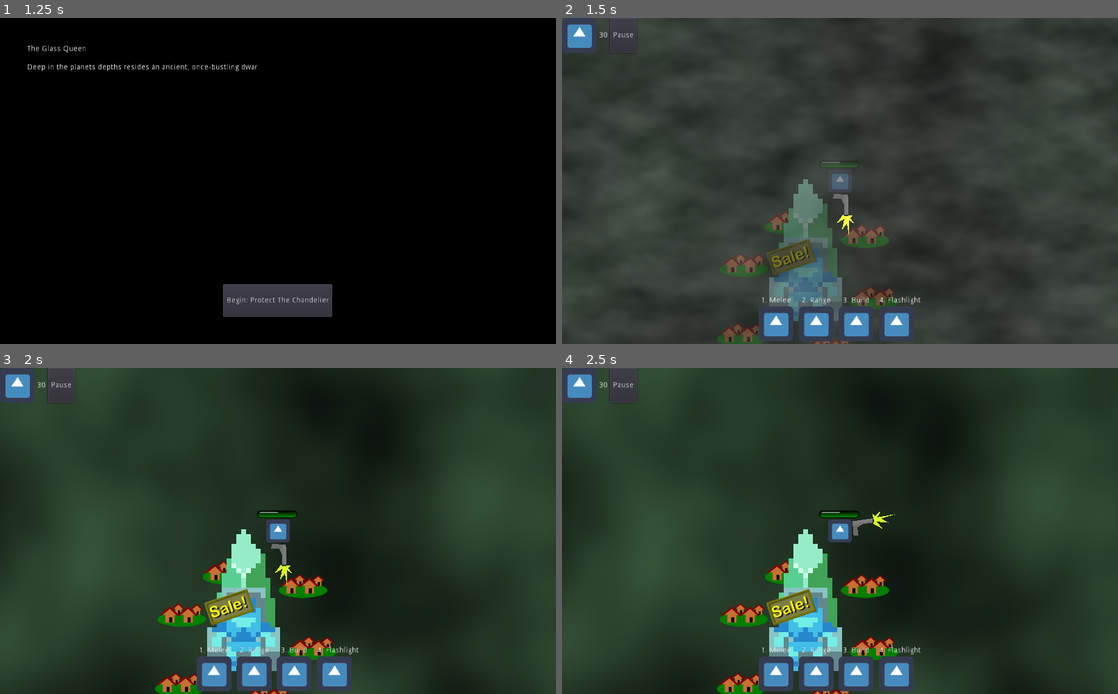
Above: before the commit, frames 1-4 (two rows, left to right).
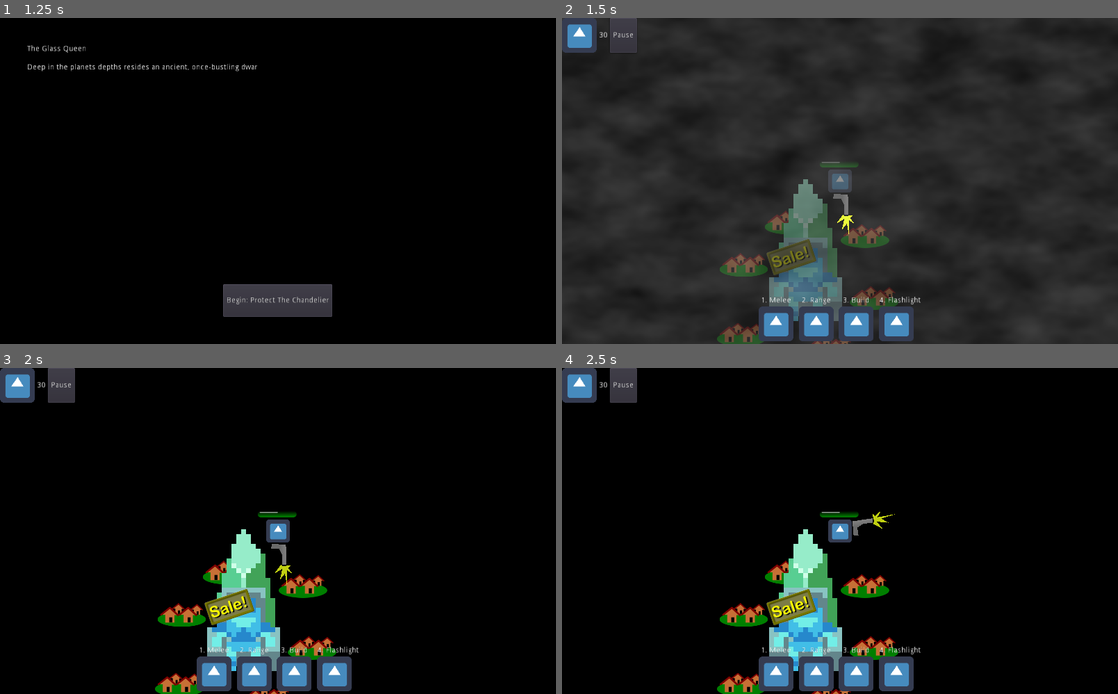
Above: after the commit, the same moments.

Repository: smclaughlan/GWJ52
Game: Godot game, scene res://Main.tscn
Same seed, same stepped clock (60 frames per second), same inputs: the game is played once before the commit and once after it. The engine's default icon, where the game draws it, is replaced by a stand-in: a white triangle on a blue panel in a dark square.
Inputs (mouse positions are in pixels of both pictures, inside the frame that each line leads up to):
- Up to frame 1 (1.25 s): click "Play" at 0.5 s
- Up to frame 2 (1.5 s): click "Begin: Protect The Chandelier" at 1.25 s
- Up to frame 3 (2 s): no input
- Up to frame 4 (2.5 s): move the mouse to (962, 514) at 2.02 s; hold Space (right_hand) from 2.03 s (still down); tap G (build) at 2.1 s

Frame 1 is identical in both runs. In frame 2, 16% of the frame differs, in the area x 0-100%, y 0-100%; in frame 3, 89%; in frame 4, 89%.

Commit message:
small progress

Diff:
--- a/GodotProject/Global.gd
+++ b/GodotProject/Global.gd
@@ -12,6 +12,7 @@
 var grid_dist_px = 50
 var power_source : Node2D # the first TowerWireSocket, at the home base
 enum TowerTypes { BEAM, AOE, GLUE }
+enum UpgradeTypes { BIGGER, FASTER, STRONGER }
 
 func pause():
 	# this is pretty abrupt and brute force.
--- a/GodotProject/Scenes/Battle/Battle.tscn
+++ b/GodotProject/Scenes/Battle/Battle.tscn
@@ -57,6 +57,7 @@
 centered = false
 
 [node name="FloorTexture2" type="Sprite" parent="."]
+visible = false
 self_modulate = Color( 0.262745, 0.403922, 0.27451, 1 )
 position = Vector2( -3796, -2280 )
 scale = Vector2( 7.49029, 7.56907 )
--- a/GodotProject/Scenes/Objects/Towers/AOETurret.tscn
+++ b/GodotProject/Scenes/Objects/Towers/AOETurret.tscn
@@ -51,7 +51,7 @@
 
 [node name="Sprite" type="Sprite" parent="."]
 position = Vector2( 0, 89 )
-scale = Vector2( 0.723723, 0.723723 )
+scale = Vector2( 0.353621, 0.353621 )
 texture = ExtResource( 5 )
 
 [node name="Crystal" type="Sprite" parent="Sprite"]
--- a/GodotProject/Scenes/Objects/Towers/TowerBase.gd
+++ b/GodotProject/Scenes/Objects/Towers/TowerBase.gd
@@ -59,3 +59,6 @@
 func _on_demolition_requested(): # from InteractArea probably
 
 	destroy()
+
+func _on_upgrade_requested(upgrade_type): # [bigger, stronger, faster]
+	turret.upgrade(upgrade_type)
--- a/GodotProject/Scenes/Objects/Towers/TowerTurret.gd
+++ b/GodotProject/Scenes/Objects/Towers/TowerTurret.gd
@@ -51,7 +51,7 @@
 		current_frame = current_frame % (total_frames-1)
 		$Sprite.frame = current_frame
 
-func upgrade():
+func upgrade(upgradeType): # [bigger, faster, stronger]
 
 	current_bullet_scene = bullet_scene_2
 
--- a/GodotProject/Scenes/Shop/TowerUpgradeButton.gd
+++ b/GodotProject/Scenes/Shop/TowerUpgradeButton.gd
@@ -1,41 +1,43 @@
 extends VBoxContainer
 
-var tower
-export var extra_health : float = 0.0
-export var reload_reduction_factor : float = 1.0
-export var new_bullet_scene : PackedScene
-enum spread_patterns { LINE, CONE, WAVE }
-export(spread_patterns) var spread_pattern = spread_patterns.LINE
-export var damage_attribute : Dictionary = {
-	"poison":false,
-	"fire":false,
-	"electricity":false,
-	"armor_piercing":false,
-}
+var tower_base
+
+const Upgrade_Types = Global.UpgradeTypes
+export (Upgrade_Types) var upgrade_type = Upgrade_Types.BIGGER
+#export var label_text = "Bigger"
+
+
+#export var extra_health : float = 0.0
+#export var reload_reduction_factor : float = 1.0
+#export var new_bullet_scene : PackedScene
+#enum spread_patterns { LINE, CONE, WAVE }
+#export(spread_patterns) var spread_pattern = spread_patterns.LINE
+#export var damage_attribute : Dictionary = {
+#	"poison":false,
+#	"fire":false,
+#	"electricity":false,
+#	"armor_piercing":false,
+#}
+
+signal upgrade(property)
 
 # Called when the node enters the scene tree for the first time.
 func _ready():
-	pass # Replace with function body.
+	pass
 
-func init(myTower):
-	tower = myTower
+func init(myTowerBase):
+	tower_base = myTowerBase
+	$UpgradeLabel.text = str(get_position_in_parent())
+	$UpgradeLabel.text += " " + Upgrade_Types.keys()[upgrade_type].capitalize()
 
-
-
+	if tower_base == null:
+		printerr("config error in TowerUpgradeButton.. unknown tower base")
+	else:
+		if not is_connected("upgrade", tower_base, "_on_upgrade_requested"):
+			var _err = connect("upgrade", tower_base, "_on_upgrade_requested")
 
 
 
 func _on_UpgradeButton_pressed():
-	# send a signal to the tower base with a brand new turret in the signal params
-	# the tower base should then remove their old turret and drop the new one in place
-	# Note: wiring sockets are on the turret, but they should light up automatically.
-
-	var turretScene = load("res://Scenes/Objects/Towers/TowerTurret.tscn")
-	var newTurret = turretScene.instance()
-	newTurret.init()
-
-	printerr("incomplete code in TowerUpgradeButton.gd")
-	#emit_signal
-
-	#tower.remove_old_turret()
-	#tower.spawn_new_turret(upgrade_attributes)
+	# send a signal to the tower base
+	emit_signal("upgrade", upgrade_type)
--- a/GodotProject/Scenes/Shop/TowerUpgradePopupMenu.gd
+++ b/GodotProject/Scenes/Shop/TowerUpgradePopupMenu.gd
@@ -1,24 +1,32 @@
 extends PopupPanel
 
 
-var tower
+var tower_base
 
 signal demolition_requested
 
 # Called when the node enters the scene tree for the first time.
 func _ready():
-	for upgradeOption in find_node("TowerUpgrades").get_children():
-		upgradeOption.init(tower)
+	pass
 
-func init(myTower):
-	tower = myTower
-	if tower.has_method("_on_demolition_requested"):
-		var _err = connect("demolition_requested", tower, "_on_demolition_requested")
+func init(myTowerBase):
+	tower_base = myTowerBase
+	if tower_base.has_method("_on_demolition_requested"):
+		var _err = connect("demolition_requested", tower_base, "_on_demolition_requested")
 	else:
 		printerr("Configuration error in TowerUpgradePopupMenu. Are you connected to a tower?")
+
+	for upgradeOption in find_node("TowerUpgrades").get_children():
+		upgradeOption.init(tower_base)
+
 
 func _on_DeconstructButton_pressed():
 	Global.resume()
 	Global.currency_tracker.update_amount(10)
 	emit_signal("demolition_requested")
 	hide()
+
+
+func _on_CloseButton_pressed():
+	Global.resume()
+	hide()
--- a/GodotProject/Scenes/Shop/TowerUpgradePopupMenu.tscn
+++ b/GodotProject/Scenes/Shop/TowerUpgradePopupMenu.tscn
@@ -5,7 +5,6 @@
 
 [node name="TowerUpgradePopupDialog" type="PopupPanel"]
 pause_mode = 2
-visible = true
 margin_left = 36.0
 margin_top = 196.0
 margin_right = 436.0
@@ -42,32 +41,28 @@
 margin_top = 30.0
 margin_right = 372.0
 margin_bottom = 44.0
-text = "Tower Upgrades"
+text = "I love this tower. Let's upgrade:"
 align = 1
 
-[node name="TowerUpgrades" type="GridContainer" parent="MarginContainer/VBoxContainer"]
+[node name="TowerUpgrades" type="HBoxContainer" parent="MarginContainer/VBoxContainer"]
 margin_top = 54.0
 margin_right = 372.0
 margin_bottom = 136.0
-columns = 5
+alignment = 1
 
-[node name="TowerUpgradeOption" parent="MarginContainer/VBoxContainer/TowerUpgrades" instance=ExtResource( 1 )]
+[node name="Bigger" parent="MarginContainer/VBoxContainer/TowerUpgrades" instance=ExtResource( 1 )]
+margin_left = 86.0
+margin_right = 150.0
 
-[node name="TowerUpgradeOption2" parent="MarginContainer/VBoxContainer/TowerUpgrades" instance=ExtResource( 1 )]
-margin_left = 68.0
-margin_right = 132.0
+[node name="Faster" parent="MarginContainer/VBoxContainer/TowerUpgrades" instance=ExtResource( 1 )]
+margin_left = 154.0
+margin_right = 218.0
+upgrade_type = 1
 
-[node name="TowerUpgradeOption3" parent="MarginContainer/VBoxContainer/TowerUpgrades" instance=ExtResource( 1 )]
-margin_left = 136.0
-margin_right = 200.0
-
-[node name="TowerUpgradeOption4" parent="MarginContainer/VBoxContainer/TowerUpgrades" instance=ExtResource( 1 )]
-margin_left = 204.0
-margin_right = 268.0
-
-[node name="TowerUpgradeOption5" parent="MarginContainer/VBoxContainer/TowerUpgrades" instance=ExtResource( 1 )]
-margin_left = 272.0
-margin_right = 336.0
+[node name="Stronger" parent="MarginContainer/VBoxContainer/TowerUpgrades" instance=ExtResource( 1 )]
+margin_left = 222.0
+margin_right = 286.0
+upgrade_type = 2
 
 [node name="CloseButton" type="Button" parent="MarginContainer/VBoxContainer"]
 margin_left = 162.0
@@ -78,3 +73,4 @@
 text = "Close"
 
 [connection signal="pressed" from="MarginContainer/VBoxContainer/DeconstructButton" to="." method="_on_DeconstructButton_pressed"]
+[connection signal="pressed" from="MarginContainer/VBoxContainer/CloseButton" to="." method="_on_CloseButton_pressed"]
--- a/GodotProject/Scenes/Towers/TowerInteractionArea.gd
+++ b/GodotProject/Scenes/Towers/TowerInteractionArea.gd
@@ -2,7 +2,7 @@
 
 
 var player_present : bool = false # probably starts with the player near the tower
-var tower
+var tower_base # not the same as a tower turret, but the base knows about the turret
 var upgrade_popup_dialog
 
 #signal demolition_requested # moved to TowerUpgradePopupDialog
@@ -11,9 +11,9 @@
 func _ready():
 
 	$InteractLabel.hide()
-	tower = get_parent()
+	tower_base = get_parent()
 	upgrade_popup_dialog = find_node("TowerUpgradePopupDialog")
-	upgrade_popup_dialog.init(tower)
+	upgrade_popup_dialog.init(tower_base)
 
 	if get_overlapping_bodies().has(Global.player):
 		player_present = true
